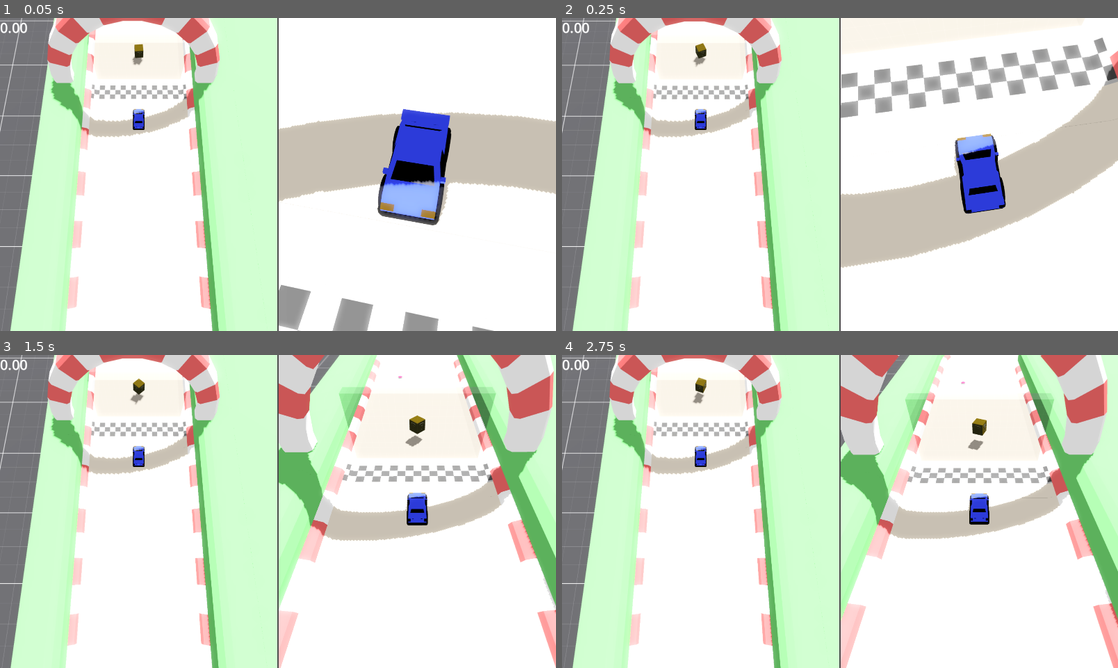
Above: before the commit, frames 1-4 (two rows, left to right).
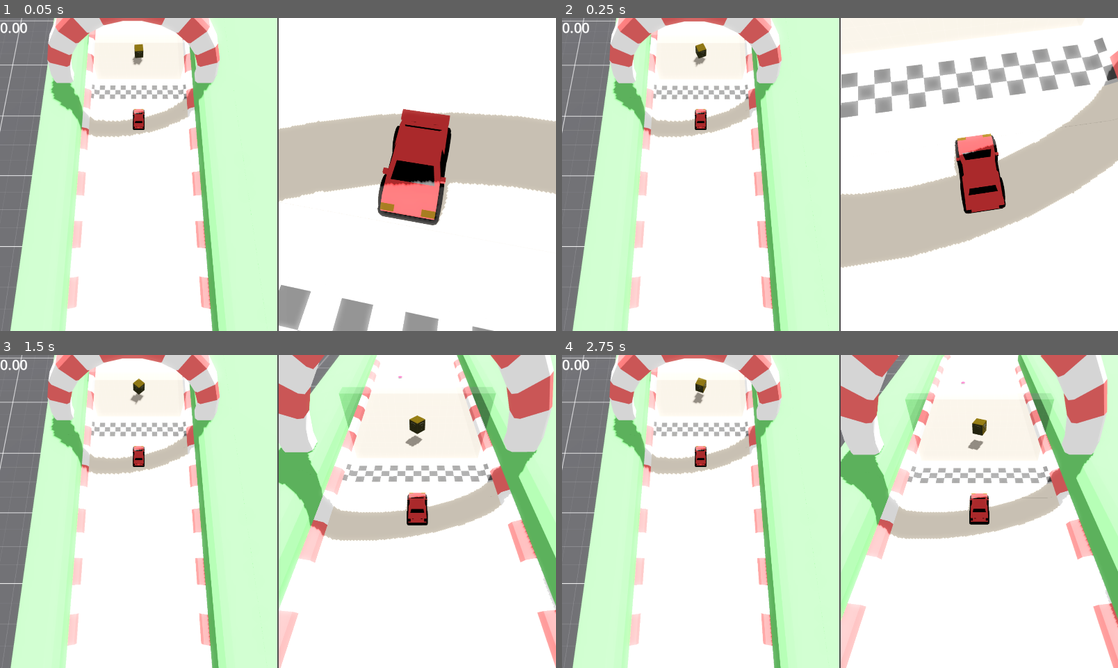
Above: after the commit, the same moments.

Repository: kidscancode/crazy_cars
Game: Godot game, scene res://test_scene.tscn
The game is run twice, just before and just after one commit, with the same random seed, the same clock (stepped at 60 frames per second) and the same inputs.
Inputs:
- Up to frame 1 (0.05 s): no input
- Up to frame 2 (0.25 s): no input
- Up to frame 3 (1.5 s): hold D (steer_right) 0.53-1.28 s; hold S (brake) from 1.28 s (still down)
- Up to frame 4 (2.75 s): release S (brake) at 2.03 s; hold D (steer_right) from 2.03 s (still down)

The runs differ from the first frame. In frame 1, 2.9% of the frame differs, in the area x 23-81%, y 29-65%; in frame 2, 1.5%; in frame 3, 0.4%; in frame 4, 0.4%.

Commit message:
fix area gravity bug

Diff:
--- a/boost.gd
+++ b/boost.gd
@@ -4,5 +4,5 @@
 
 func _on_body_entered(body):
 	print("boosting")
-	#body.apply_central_impulse(transform.basis.y * power)
-	body.apply_central_impulse(-body.car_mesh.transform.basis.z * power)
+	body.apply_central_impulse(transform.basis.y * power)
+	#body.apply_central_impulse(-body.car_mesh.transform.basis.z * power)
--- a/car.tscn
+++ b/car.tscn
@@ -28,7 +28,6 @@
 mass = 1.5
 physics_material_override = SubResource("PhysicsMaterial_dtpcx")
 gravity_scale = 3.0
-freeze_mode = 1
 angular_damp = 10.0
 script = ExtResource("1_cd5ts")
 acceleration = 80.0
@@ -54,3 +53,4 @@
 emitting = false
 
 [node name="Explosion" parent="." instance=ExtResource("5_vekap")]
+top_level = true
--- a/car_base.gd
+++ b/car_base.gd
@@ -108,14 +108,16 @@
 	return xform.orthonormalized()
 
 func explode():
-	freeze = true
+	$Explosion.position = position
+	linear_velocity = Vector3.ZERO
+	block_input = true
+	#freeze = true
 	car_mesh.hide()
 	explosion.activate()
 	Input.start_joy_vibration(player_num, 1.0, 1.0, 0.5)
-	#block_input = true
 	await get_tree().create_timer(2.0).timeout
 	teleport_position = last_checkpoint
 	print("exploded - teleporting to " + last_checkpoint.name)
 	car_mesh.show()
-	#block_input = false
-	freeze = false
+	block_input = false
+	#freeze = false
--- a/globals.gd
+++ b/globals.gd
@@ -23,7 +23,7 @@
 var player_options = [
 	{
 		"model": 2,
-		"color": 1
+		"color": 3
 	},
 	{
 		"model": 1,
--- /dev/null
+++ b/hologram.gdshader
@@ -0,0 +1,39 @@
+shader_type spatial;
+render_mode unshaded, shadows_disabled;
+#include "funcs.gdshaderinc"
+
+uniform float lines1:hint_range(0.0, 200.0, 1.0) = 2.0;
+uniform float lines2:hint_range(0.0, 100.0, 1.0) = 2.0;
+uniform vec3 color: source_color;
+uniform float _emission:hint_range(0.0, 10.0) = 1.0;
+uniform float _fresnel:hint_range(0.0, 10.0) = 1.0;
+
+varying float rand_dist;
+
+void vertex() {
+	float distortion = sin(TIME * 10.0 + VERTEX.y * 20.0) * 0.04;
+	float rand_time = random(TIME);
+	rand_dist = step(rand_time, 0.05);
+
+	VERTEX.x += distortion * rand_dist;
+}
+
+void fragment() {
+	float n = random2_1(SCREEN_UV);
+	float f = fresnel(_fresnel, NORMAL, VIEW);
+
+	vec2 igrid = floor(SCREEN_UV * lines1);
+	float l1 = mod(igrid.y, 2.0);
+	l1 = mix(0.4, 1.0, l1);
+
+	vec2 uv2 = SCREEN_UV;
+	uv2.y -= TIME * 0.06;
+	vec2 igrid2 = floor(uv2 * lines2);
+	float l2 = random(igrid2.y);
+	l2 = step(0.2, l2);
+	l2 = mix(0.2, 1.0, l2);
+
+	float m = f * n * l1;// * l2;
+	ALPHA = m;
+	ALBEDO = color * mix(_emission, _emission + 5.0, rand_dist);
+}
--- /dev/null
+++ b/hologram_test.tscn
@@ -0,0 +1,25 @@
+[gd_scene load_steps=4 format=3 uid="uid://3dufipekg2ig"]
+
+[ext_resource type="PackedScene" uid="uid://by5e3l4per3bn" path="res://assets/GLTF format/sedan.glb" id="1_xfq7r"]
+[ext_resource type="Shader" path="res://hologram.gdshader" id="2_tma1d"]
+
+[sub_resource type="ShaderMaterial" id="ShaderMaterial_l5nfl"]
+render_priority = 0
+shader = ExtResource("2_tma1d")
+shader_parameter/lines1 = 162.0
+shader_parameter/lines2 = 48.0
+shader_parameter/color = Color(0.215686, 0.619608, 1, 1)
+shader_parameter/_emission = 7.399
+shader_parameter/_fresnel = 1.574
+
+[node name="hologram_test" type="Node3D"]
+
+[node name="sedan" parent="." instance=ExtResource("1_xfq7r")]
+
+[node name="body" parent="sedan/sedan" index="0"]
+surface_material_override/0 = SubResource("ShaderMaterial_l5nfl")
+surface_material_override/1 = SubResource("ShaderMaterial_l5nfl")
+surface_material_override/2 = SubResource("ShaderMaterial_l5nfl")
+surface_material_override/5 = SubResource("ShaderMaterial_l5nfl")
+
+[editable path="sedan"]
--- a/race_viewport.gd
+++ b/race_viewport.gd
@@ -2,3 +2,10 @@
 
 @onready var chase_camera = $SubViewport/ChaseCamera
 @onready var fixed_camera = $SubViewport/FixedCamera
+@onready var label = $SubViewport/CanvasLayer/MarginContainer/Label
+
+var target = null
+
+func _process(delta):
+	if target:
+		label.text = "%3.2f" % target.linear_velocity.length()
--- a/race_viewport.tscn
+++ b/race_viewport.tscn
@@ -1,10 +1,20 @@
-[gd_scene load_steps=4 format=3 uid="uid://dqv2710kev4n8"]
+[gd_scene load_steps=6 format=3 uid="uid://dqv2710kev4n8"]
 
 [ext_resource type="Script" path="res://FixedCamera.gd" id="1_b1pjo"]
 [ext_resource type="Script" path="res://race_viewport.gd" id="1_k2oao"]
 [ext_resource type="Script" path="res://Camera3D.gd" id="2_g8b6u"]
+[ext_resource type="FontFile" uid="uid://b8ajumpdawi75" path="res://assets/icons/MuseoModerno-Medium.ttf" id="4_jqdu4"]
+
+[sub_resource type="LabelSettings" id="LabelSettings_nkds8"]
+font = ExtResource("4_jqdu4")
+font_size = 64
 
 [node name="RaceViewport" type="SubViewportContainer"]
+anchors_preset = 15
+anchor_right = 1.0
+anchor_bottom = 1.0
+grow_horizontal = 2
+grow_vertical = 2
 size_flags_horizontal = 3
 size_flags_vertical = 3
 stretch = true
@@ -14,7 +24,7 @@
 handle_input_locally = false
 msaa_3d = 1
 screen_space_aa = 1
-size = Vector2i(2, 2)
+size = Vector2i(1920, 1080)
 size_2d_override_stretch = true
 render_target_update_mode = 4
 
@@ -29,3 +39,22 @@
 script = ExtResource("2_g8b6u")
 lerp_speed = 2.0
 offset = Vector3(2.08165e-12, 11, 9)
+
+[node name="CanvasLayer" type="CanvasLayer" parent="SubViewport"]
+
+[node name="MarginContainer" type="MarginContainer" parent="SubViewport/CanvasLayer"]
+anchors_preset = 15
+anchor_right = 1.0
+anchor_bottom = 1.0
+grow_horizontal = 2
+grow_vertical = 2
+theme_override_constants/margin_left = 50
+theme_override_constants/margin_top = 50
+theme_override_constants/margin_right = 50
+theme_override_constants/margin_bottom = 50
+
+[node name="Label" type="Label" parent="SubViewport/CanvasLayer/MarginContainer"]
+layout_mode = 2
+size_flags_vertical = 0
+text = "100"
+label_settings = SubResource("LabelSettings_nkds8")
--- a/test_scene.tscn
+++ b/test_scene.tscn
@@ -67,13 +67,9 @@
 
 [node name="Car" parent="." instance=ExtResource("3_jaglt")]
 transform = Transform3D(1, -3.48787e-16, 3.48787e-16, 3.48787e-16, 1, -3.48787e-16, -3.48787e-16, 3.48787e-16, 1, -0.0216919, 0.142595, 8.77901)
-mass = 1.5
 physics_material_override = SubResource("PhysicsMaterial_g2xpj")
 linear_damp = 1.0
 angular_damp = 12.0
-acceleration = 80.0
-turn_speed = 5.0
-turn_stop_limit = 4.0
 
 [node name="Debug" type="CanvasLayer" parent="."]
 
@@ -142,6 +138,9 @@
 
 [node name="Boost" parent="track1" instance=ExtResource("8_du77t")]
 transform = Transform3D(1, 0, -1.5246e-23, -1.5246e-23, -4.37114e-08, -1, 0, 1, -4.37114e-08, 45.0974, 15.11, -49.6044)
+
+[node name="Boost2" parent="track1" instance=ExtResource("8_du77t")]
+transform = Transform3D(-4.12579e-08, -0.906868, -0.421416, 1.44386e-08, 0.421416, -0.906868, 1, -4.35001e-08, -4.29281e-09, 105.868, 2.25618, -137.58)
 
 [node name="SpawnPoints" type="Node3D" parent="track1"]
 
--- a/track_01.gd
+++ b/track_01.gd
@@ -29,5 +29,6 @@
 		car.setup(player)
 		var vp = vp_scene.instantiate()
 		$GridContainer.add_child(vp)
+		vp.target = car
 		vp.chase_camera.target = car.car_mesh
 		car.position = spawn_points.get_child(player).global_position
--- a/track_01.tscn
+++ b/track_01.tscn
@@ -9,6 +9,8 @@
 [ext_resource type="PackedScene" uid="uid://cykr4fd0joeh2" path="res://swiper.tscn" id="6_e7t81"]
 [ext_resource type="PackedScene" uid="uid://dlaf4elpby2gm" path="res://gate.tscn" id="7_5f6ir"]
 [ext_resource type="PackedScene" uid="uid://cse62jrycfedv" path="res://mine.tscn" id="8_sguj2"]
+[ext_resource type="PackedScene" uid="uid://djl0p7cgk73ia" path="res://flamethrower/flame_thrower.tscn" id="10_6spbo"]
+[ext_resource type="AudioStream" uid="uid://bb1wyaouosyns" path="res://assets/audio/m64_race.mp3" id="10_onv77"]
 
 [sub_resource type="Environment" id="Environment_b7msr"]
 background_energy_multiplier = 0.5
@@ -87,6 +89,11 @@
 [node name="Player3" type="Marker3D" parent="track1/SpawnPoints"]
 transform = Transform3D(1, 0, 0, 0, 1, 0, 0, 0, 1, 2.5, 2.08165e-12, 14)
 
+[node name="FlameThrower" parent="track1" instance=ExtResource("10_6spbo")]
+transform = Transform3D(-4.37114e-08, 3.48787e-16, 1, 3.48787e-16, 1, -3.48787e-16, -1, 3.48787e-16, -4.37114e-08, 79.0046, 0.968485, -92.6158)
+rotate_speed = -1.5
+off_time = 0
+
 [node name="GridContainer" type="GridContainer" parent="."]
 anchors_preset = 15
 anchor_right = 1.0
@@ -95,4 +102,7 @@
 grow_vertical = 2
 size_flags_horizontal = 3
 size_flags_vertical = 3
-columns = 2
+
+[node name="AudioStreamPlayer" type="AudioStreamPlayer" parent="."]
+stream = ExtResource("10_onv77")
+volume_db = -12.0
Not shown, added: assets/audio/m64_race.mp3.import
Not shown, added: funcs.gdshaderinc
Not shown: 1 places in track_01.tscn that only renumber resources
Not shown, added: assets/audio/m64_race.mp3
